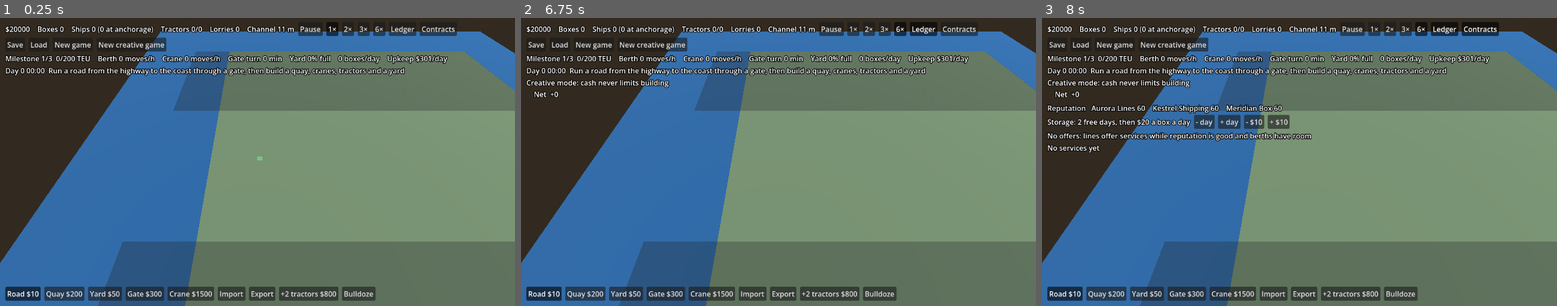
Above: before the commit, frames 1-3 (left to right).
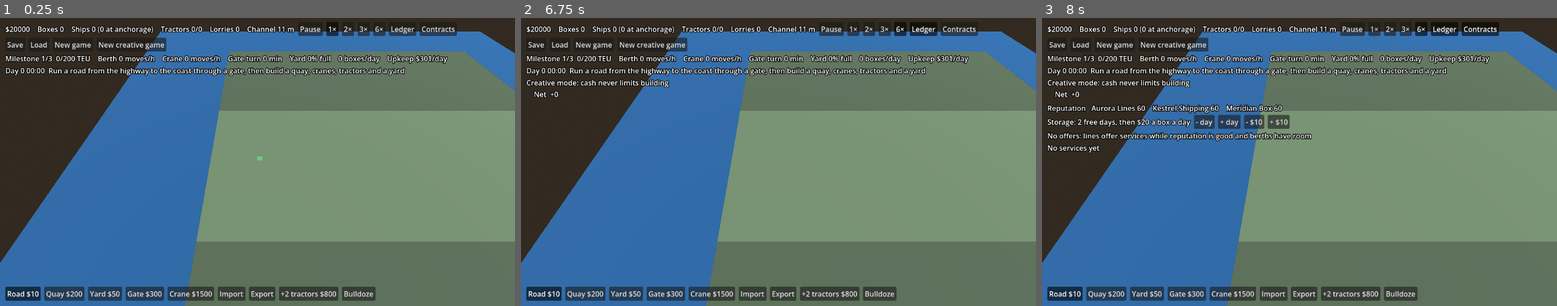
Above: after the commit, the same moments.

Repository: JFrusher/PortSkylines
Game: Godot game, scene res://main.tscn
Two runs of this game, one before a commit and one after it. Both use one fixed random seed, a clock stepped at 60 frames per second and the inputs below.
Inputs:
- Up to frame 1 (0.25 s): no input
- Up to frame 2 (6.75 s): click "New game" at 0.5 s; click "New game" at 1.25 s; click "New creative game" at 2 s; click "New creative game" at 2.75 s; click "1×" at 3.5 s; click "2×" at 4.25 s; click "3×" at 5 s; click "6×" at 5.75 s; click "Ledger" at 6.5 s
- Up to frame 3 (8 s): click "Contracts" at 7.25 s

The runs differ from the first frame. In frame 1, 4.1% of the frame differs, in the area x 19-45%, y 11-100%; in frame 2, 4.1%; in frame 3, 4.0%.

Commit message:
Fix review findings: off-map land clicks, bailout loans, new lines in saves, sea shading
- land_tile floors, so a click off the map's top or left edge no longer
  buys tile (0, 0).
- A bailout clears the loans too; their instalments otherwise pushed cash
  back below zero and brought another bailout.
- A save from before a line was added keeps its reputations, and the new
  line starts at the starting reputation instead of crashing the first offer.
- The unowned-land shade stops at the sea.

Co-Authored-By: Claude Opus 5.5 <noreply@anthropic.com>
Claude-Session: https://claude.ai/code/session_01HgAjWPb52WYKPrHZkzwvPC

Diff:
--- a/scripts/sim/contracts.gd
+++ b/scripts/sim/contracts.gd
@@ -130,7 +130,10 @@
 
 static func from_dict(d: Dictionary, game_rules: Dictionary) -> Contracts:
 	var contracts := Contracts.new(game_rules)
-	contracts.reputation = d.reputation.duplicate()
+	# Lines added to the data since the save keep their starting reputation.
+	for line: String in d.reputation:
+		if contracts.reputation.has(line):
+			contracts.reputation[line] = d.reputation[line]
 	contracts.services.assign(d.services)
 	contracts.offers.assign(d.offers)
 	contracts._next_id = d.next_id
--- a/scripts/sim/finance.gd
+++ b/scripts/sim/finance.gd
@@ -57,6 +57,7 @@
 	days_negative = days_negative + 1 if ledger.cash < 0 else 0
 	if bailouts and days_negative >= rules.bailout.days:
 		days_negative = 0
+		loans.clear()
 		ledger.post("bailout", -ledger.cash)
 		blocked_until = now + rules.bailout.no_loans_days * SimClock.MINUTES_PER_DAY
 		for line: String in contracts.reputation:
--- a/scripts/sim/port_sim.gd
+++ b/scripts/sim/port_sim.gd
@@ -377,7 +377,8 @@
 
 ## The land tile holding map cell `cell`.
 func land_tile(cell: Vector2i) -> Vector2i:
-	return Vector2i(cell.x / rules.land.cells, cell.y / rules.land.cells)
+	# Floored, so a cell off the map's top or left edge is off the map's tiles too.
+	return Vector2i(floori(cell.x / float(rules.land.cells)), floori(cell.y / float(rules.land.cells)))
 
 
 func owns(cell: Vector2i) -> bool:
--- a/scripts/world_view.gd
+++ b/scripts/world_view.gd
@@ -82,8 +82,13 @@
 				_unowned[tile].queue_free()
 				_unowned.erase(tile)
 			elif not sim.land.has(tile) and not _unowned.has(tile):
-				var shade := _box(Vector3(cells, 0.02, cells), Color(0, 0, 0, 0.3))
-				shade.position = Vector3((x + 0.5) * cells, 0.02, (y + 0.5) * cells)
+				# Only the land part of the tile: the sea is nobody's to buy.
+				var from := maxi(x * cells, sim.map.sea_width)
+				var width := mini((x + 1) * cells, sim.map.size.x) - from
+				if width <= 0:
+					continue
+				var shade := _box(Vector3(width, 0.02, cells), Color(0, 0, 0, 0.3))
+				shade.position = Vector3(from + width / 2.0, 0.02, (y + 0.5) * cells)
 				add_child(shade)
 				_unowned[tile] = shade
 
--- a/tests/test_sim.gd
+++ b/tests/test_sim.gd
@@ -47,6 +47,7 @@
 	_test_a_call_earns_its_moves()
 	_test_loans_are_paid_back_with_interest()
 	_test_bailout_fires_once()
+	_test_saved_reputation_meets_a_new_line()
 	_test_creative_mode_builds_without_cash()
 	_test_land_must_be_bought()
 	_test_cranes_arrive_after_their_lead_time()
@@ -625,16 +626,29 @@
 func _test_bailout_fires_once() -> void:
 	var sim := PortSim.new()
 	sim.ledger.cash = -5000
+	sim.finance.loans.append({"kind": "small", "owed": 3000, "payment": 100, "days_left": 30})
 	var said: Array[String] = []
 	for day: int in sim.rules.bailout.days:
 		said.append_array(sim.finance.end_of_day(day * 1440.0, sim.ledger, sim.contracts, true))
 	_expect(said.size(), 1, "one bailout at the third midnight (%s)" % [said])
-	_expect([sim.money, sim.ledger.today.get("bailout", 0)], [0, 5000], "it clears the debt through the ledger")
+	_expect([sim.money, sim.ledger.today.get("bailout", 0) + sim.ledger.today.get("loan_payments", 0)], [0, 5000], "it clears the debt through the ledger")
+	_expect(sim.finance.loans.is_empty(), true, "loans included")
 	_expect(sim.contracts.reputation.aurora, sim.rules.reputation.start + sim.rules.bailout.reputation, "and costs reputation")
 	_expect(sim.finance.loan_error("small", 1440.0 * 5).begins_with("No lender"), true, "lenders stay away")
 	sim.ledger.cash = -5000
 	_expect(sim.finance.end_of_day(1440.0 * 3, sim.ledger, sim.contracts, true), [] as Array[String], "the count starts again after a bailout")
 	_expect(sim.finance.end_of_day(1440.0 * 3, sim.ledger, sim.contracts, false).is_empty() and sim.finance.end_of_day(1440.0 * 3, sim.ledger, sim.contracts, false).is_empty(), true, "creative mode has no bailouts")
+
+
+## A save from before a line was added to the data keeps its reputations, and
+## the new line starts where every line does.
+func _test_saved_reputation_meets_a_new_line() -> void:
+	var rules := Content.base()
+	var saved := Contracts.new(rules).to_dict()
+	saved.reputation.aurora = 90.0
+	saved.reputation.erase("kestrel")
+	var loaded := Contracts.from_dict(saved, rules)
+	_expect([loaded.reputation.aurora, loaded.reputation.kestrel], [90.0, float(rules.reputation.start)], "saved reputation kept, the new line at the start")
 
 
 func _test_creative_mode_builds_without_cash() -> void:
@@ -658,6 +672,7 @@
 	_expect(sim.build(ROAD, north), "", "and can be built on")
 	_expect(sim.buy_land(sim.land_tile(north)), "The port owns this land already", "land is bought once")
 	_expect(sim.buy_land(Vector2i(3, 0)), "Off the map", "only map tiles are for sale")
+	_expect(sim.buy_land(sim.land_tile(PortMap.NONE)), "Off the map", "a click off the map buys nothing")
 
 
 ## An STS crane ordered now stands on its quay exactly when its lead time ends.
